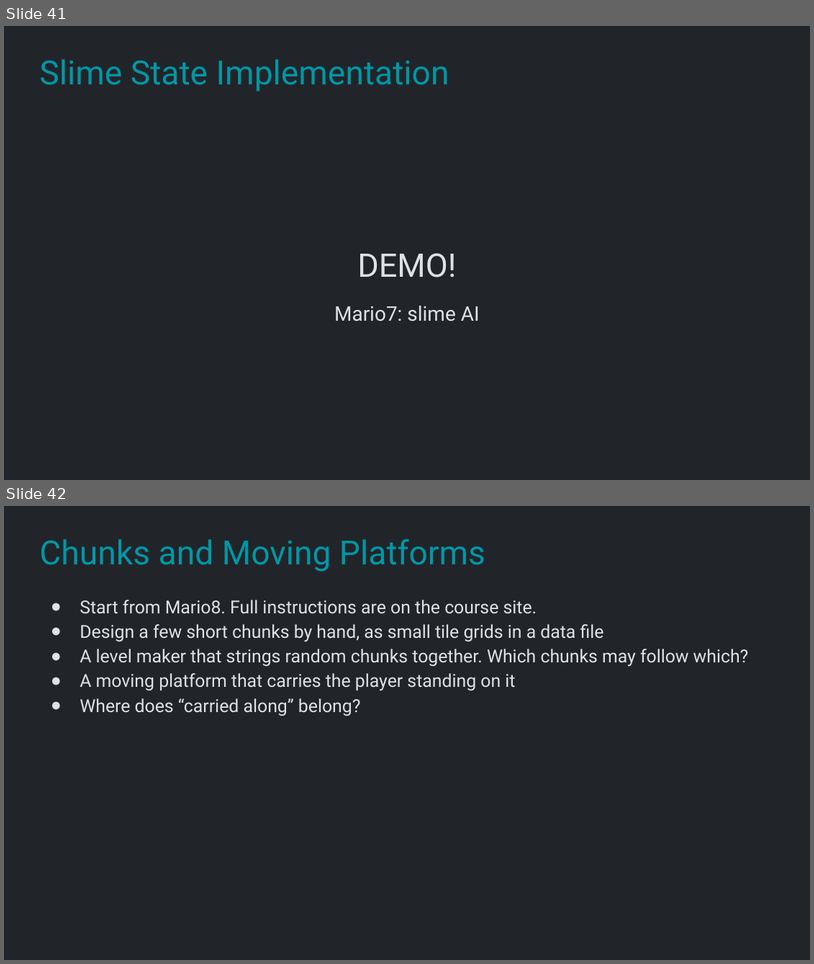
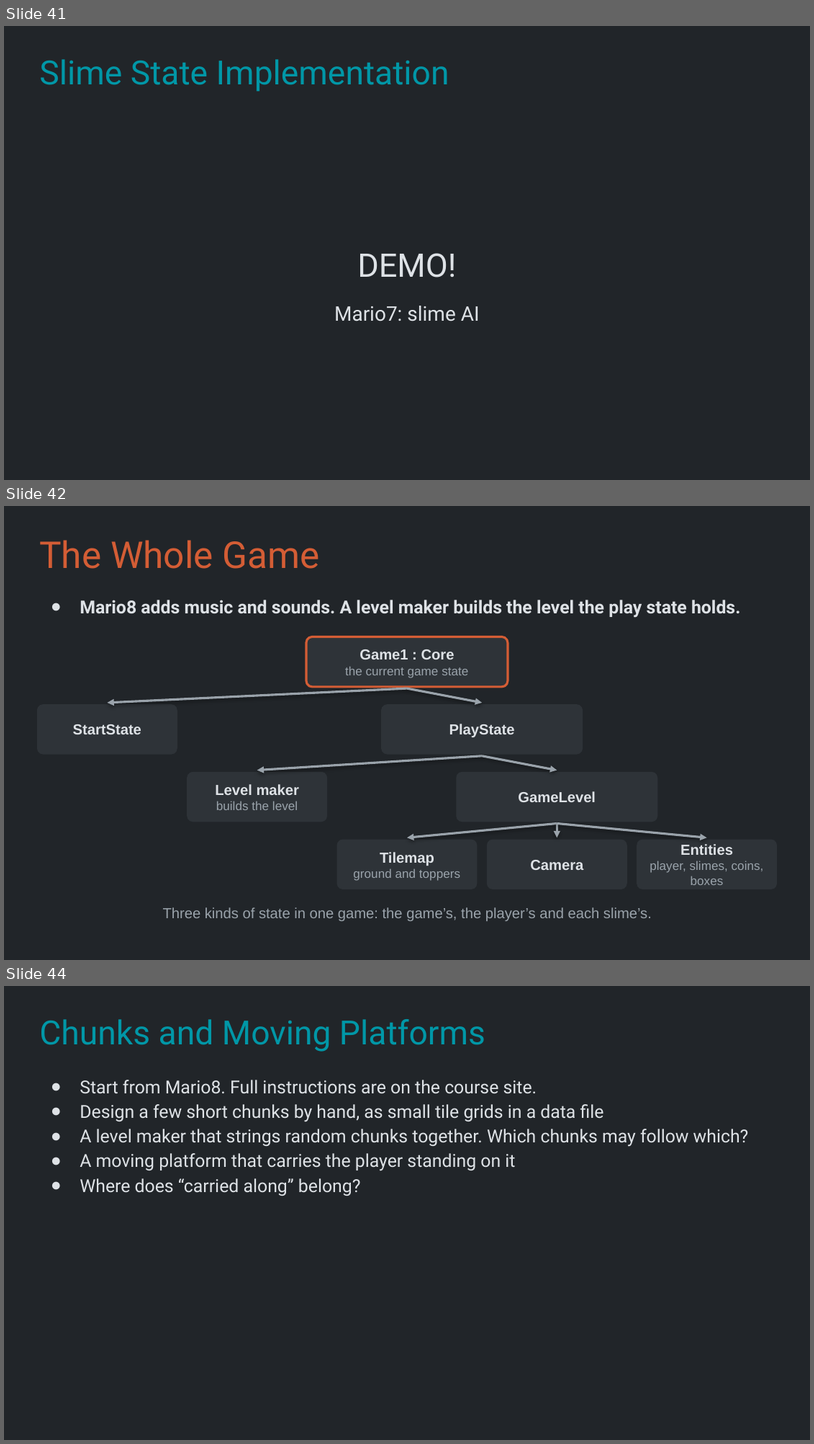
Before and after one commit to Metamate/gar, a slide deck: slides/06 Super Mario Bros.pptx. Shown one above the other, each under a label of ours: slides 41 and 42 before the commit, slides 41, 42 and 44 after it; the slides between them are not shown. The pictures are 814x964 and 814x1444 pixels, drawn with LibreOffice and Linux fonts; fonts in the diff are those of the drawing. Boxes give left, top, right and bottom in pixels: in the first picture for what was removed or moved away, otherwise in the second. Text is boxed around its words. In the diff, an @@ line names an element or a change of style, - is before the commit and + after.

```diff
--- a/slides/06 Super Mario Bros.pptx
+++ b/slides/06 Super Mario Bros.pptx
@@ slide 42 added at [4,506,810,960], background #212529 @@
@@ title added at [39,540,319,569], 33 pt, text #D45D35 @@
+The Whole Game
@@ text added at [80,600,741,618], 16 pt, text #DEE2E6, bold @@
+● Mario8 adds music and sounds. A level maker builds the level the play state holds.
@@ rounded rectangle added at [306,636,508,687], fill #2E3338, outline #D45D35 2 pt, 11 pt, text #9AA3AB @@
+Game1 : Core
+the current game state
@@ arrow added from (407, 688) to (107, 703), #9AA3AB 2 pt @@
@@ arrow added from (407, 688) to (482, 703), #9AA3AB 2 pt @@
@@ rounded rectangle added at [37,705,178,754], fill #2E3338, 13 pt, text #DEE2E6, bold @@
+StartState
@@ rounded rectangle added at [381,705,583,754], fill #2E3338, 13 pt, text #DEE2E6, bold @@
+PlayState
@@ arrow added from (482, 756) to (257, 770), #9AA3AB 2 pt @@
@@ arrow added from (482, 756) to (557, 770), #9AA3AB 2 pt @@
@@ rounded rectangle added at [187,771,327,821], fill #2E3338, 11 pt, text #9AA3AB @@
+Level maker
+builds the level
@@ rounded rectangle added at [456,771,658,821], fill #2E3338, 13 pt, text #DEE2E6, bold @@
+GameLevel
@@ arrow added from (557, 823) to (407, 837), #9AA3AB 2 pt @@
@@ arrow added from (557, 823) to (557, 837), #9AA3AB 2 pt @@
@@ arrow added from (557, 823) to (707, 837), #9AA3AB 2 pt @@
@@ rounded rectangle added at [337,839,477,889], fill #2E3338, 11 pt, text #9AA3AB @@
+Tilemap
+ground and toppers
@@ rounded rectangle added at [487,839,628,889], fill #2E3338, 13 pt, text #DEE2E6, bold @@
+Camera
@@ rounded rectangle added at [637,839,777,889], fill #2E3338, 11 pt, text #9AA3AB @@
+Entities
+player, slimes, coins, boxes
@@ text added at [163,907,652,921], 13 pt, text #9AA3AB @@
+Three kinds of state in one game: the game’s, the player’s and each slime’s.
@@ what was slide 42 is now slide 44 @@
```
Also in this commit, not shown: 1 other slide added, 20 other files.
